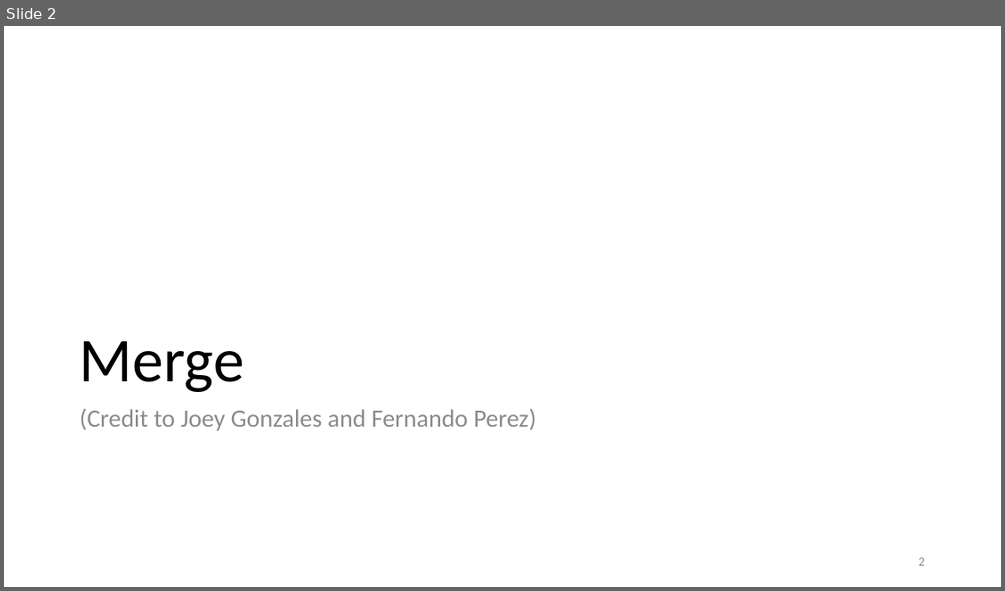
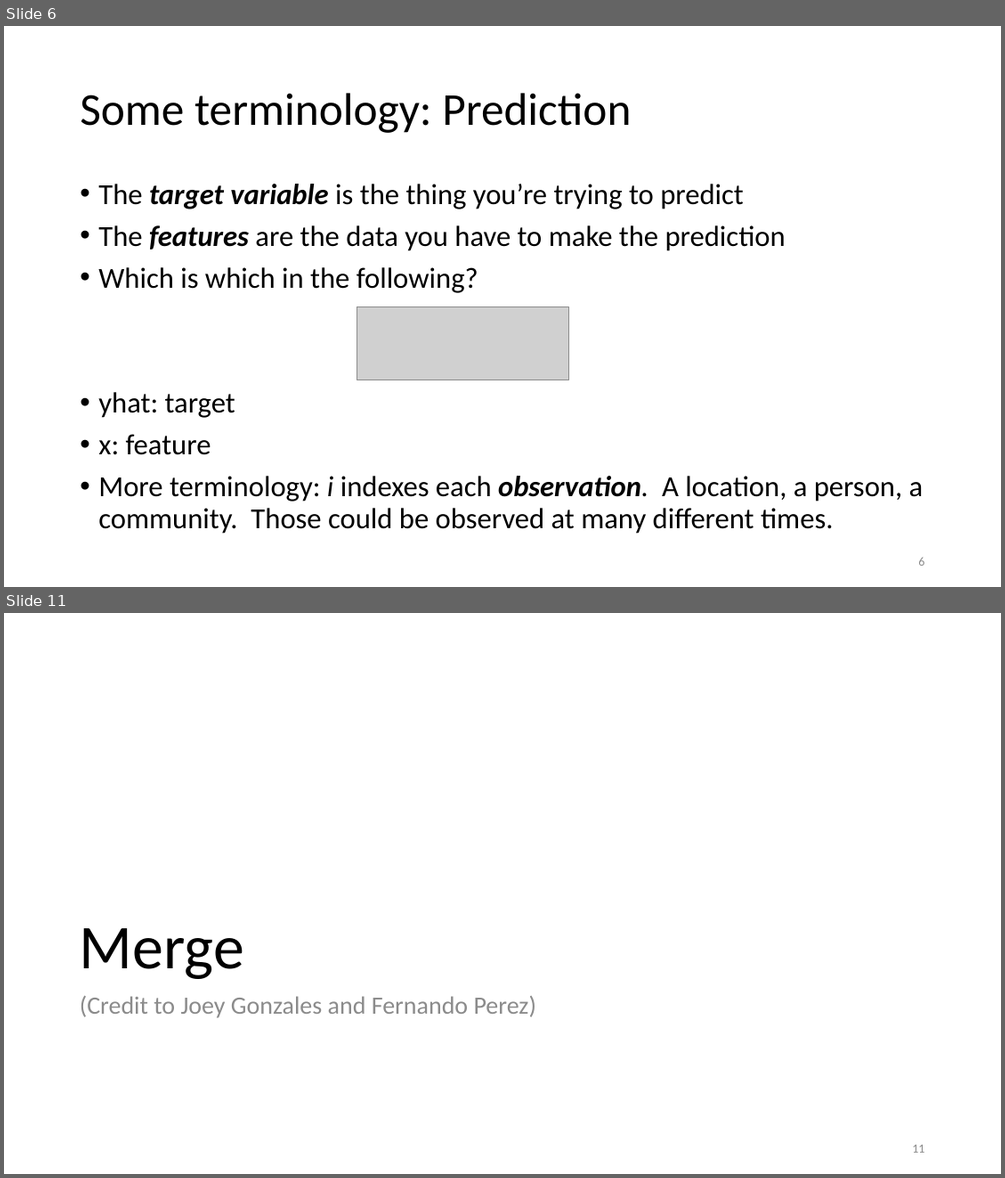
Before and after one commit to duncancallaway/ER131_2023, a slide deck: lecture/Lecture 04 Sept 5/04 Merge-Groupby.pptx. Shown one above the other, each under a label of ours: slide 2 before the commit, slides 6 and 11 after it; the slides between them are not shown. The pictures are 1005x591 and 1005x1178 pixels, drawn with LibreOffice and Linux fonts; fonts in the diff are those of the drawing; grey boxes stand for pictures. Boxes give left, top, right and bottom in pixels: in the first picture for what was removed or moved away, otherwise in the second. Text is boxed around its words. In the diff, an @@ line names an element or a change of style, - is before the commit and + after.

```diff
--- a/lecture/Lecture 04 Sept 5/04 Merge-Groupby.pptx
+++ b/lecture/Lecture 04 Sept 5/04 Merge-Groupby.pptx
@@ slide 6 added at (x1=4, y1=26, x2=1001, y2=587), background #FFFFFF @@
@@ title added at (x1=80, y1=93, x2=631, y2=133), 44 pt, text #000000 @@
+Some terminology: Prediction
@@ text added at (x1=98, y1=184, x2=923, y2=533), 28 pt, text #000000 @@
+• The target variable is the thing you’re trying to predict
+• The features are the data you have to make the prediction
+• Which is which in the following?
+• yhat: target
+• x: feature
+• More terminology: i indexes each observation. A location, a person, a community. Those could be observed at many different times.
@@ picture added at (x1=357, y1=306, x2=568, y2=379) @@
@@ page number added at (x1=918, y1=557, x2=924, y2=565), 12 pt, text #8C8C8C @@
+6
@@ what was slide 2 is now slide 11 @@
@@ page number at (x1=912, y1=1144, x2=924, y2=1152): text changed @@
-2
+11
```
Also in this commit, not shown: 3 slides changed, 10 other slides added, 9 other files.
